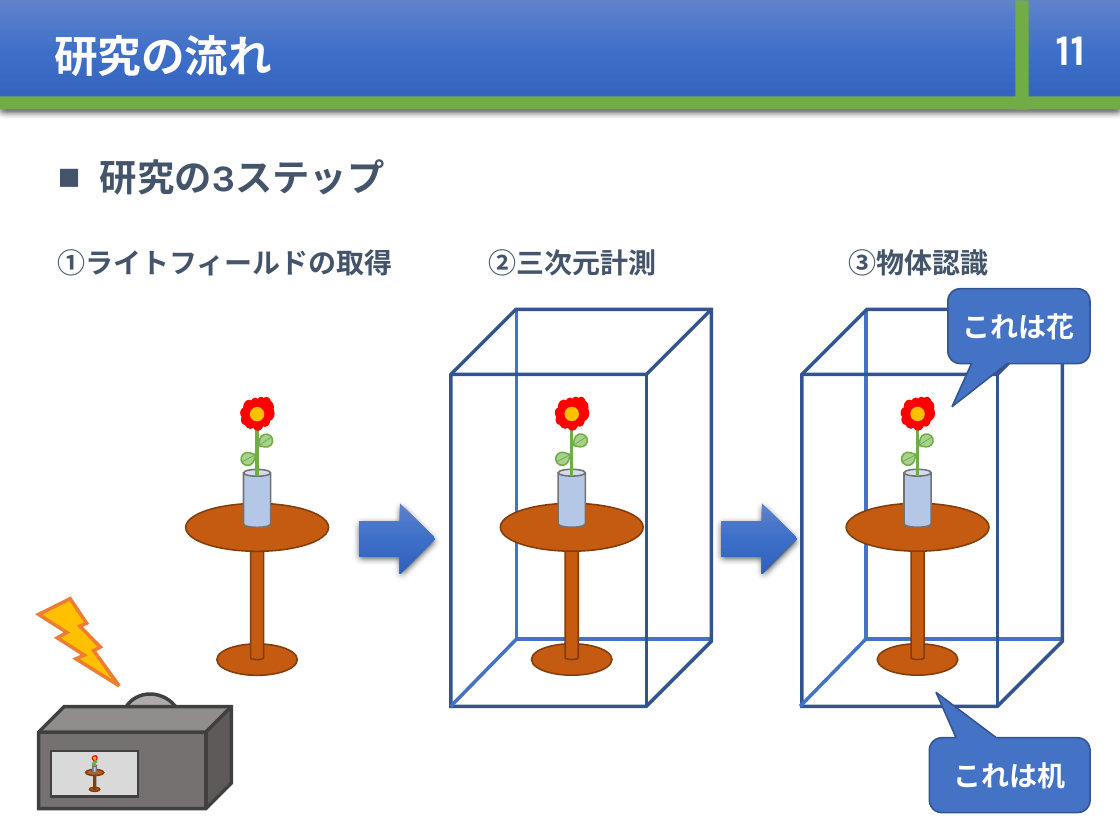
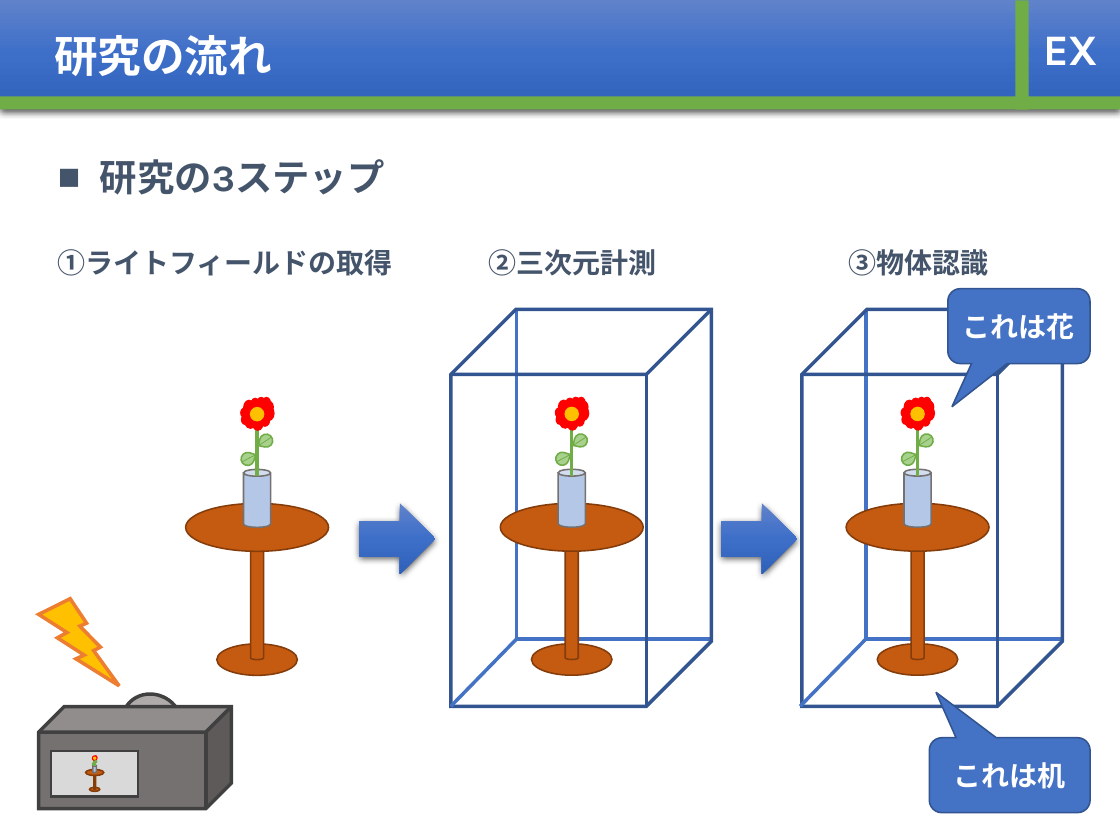
Before and after one commit to whcitizen/citizen_thesis, a slide deck: slide 19 of 03_mid_presentation/mid-presentation_20180219.pptx (slide 14 before the commit). Drawn at 1120x840 pixels with LibreOffice and Linux fonts; fonts in the diff are those of the drawing. Boxes give left, top, right and bottom in pixels: in the first picture for what was removed or moved away, otherwise in the second. Text is boxed around its words. In the diff, an @@ line names an element or a change of style, - is before the commit and + after.

```diff
--- a/03_mid_presentation/mid-presentation_20180219.pptx
+++ b/03_mid_presentation/mid-presentation_20180219.pptx
@@ text at (x1=1043, y1=36, x2=1098, y2=65): text changed @@
-11
+EX
```
Also in this commit, not shown: 14 other slides changed, 1 slide added, 1 slide removed, 8 other files.
